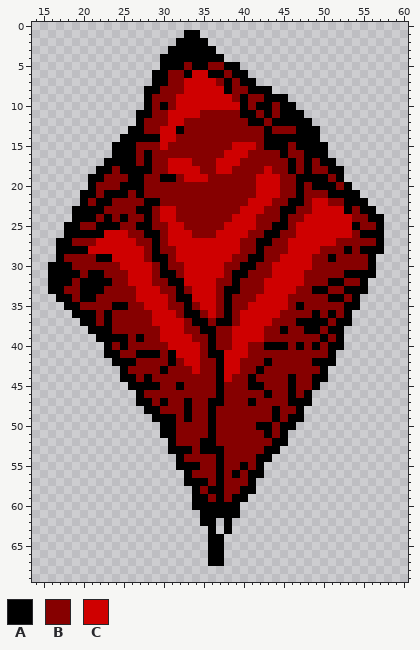
Two states of a sprite sheet, CybreBunk/Assets/Art/Enemies/Crazy Diamond/Boss3.png. The first picture shows the starting point.
The file is 70x70 pixels. Shown: x 14..60, y 0..69.
Palette (. is transparent): A #000000  B #860000  C #cf0000
Pixels before (only the part around the change), first column x 14:
 0 ...............................................
 1 ...................AA..........................
 2 ..................AAAA.........................
 3 .................AAAAAA........................
 4 ................AAAAAAAA.......................
 5 ................AAABAABBAA.....................
 6 ...............AABBACCAABAA....................
 7 ...............AABBCCCCBABAA...................
 8 ..............AABBBCCCCCABBAAA.................
 9 ..............ABBBCCCCCCCBABBAAA...............
10 ..............ABABCCCCCCCCABAABAA..............
11 .............AABBCCCCBBBBBAABABAAA.............
12 .............ABBBCCBBBBBBBBAABAAAAA............
13 ............AABBCCABBBBBBBBBBABBBAAA...........
14 ...........AAAAACCBBBBBBBBBBBAAAAAAA...........
15 ..........AAABBBCBBBBBBBBCCCBAAABAAAA..........
16 ..........AAABABBBBBBBBBCCCBBBBABBAAA..........
17 .........AAAABABBCCCBBBCCCBBBBBBABABAA.........
18 ........AABAAAABBCCCCBBCCBBBBCBBABABBAA........
19 .......AABBBAABBAABCCCBBBBBBCCCBBAAAABA........
20 .......ABBBAAABBBBBBBBBBBBBBCCCBBABAAABA.......
21 ......AABAAABABBBBBBBBBBBBBBCCCBBABBBAAAA......
22 ......ABAABBBBAABBBBBBBBBBBCCCBBAABCCBBAAA.....
23 .....AAAABBBBAABCCBBBBBBBBCCCBBAABBCCCCABAA....
24 .....AAABABABBABCCBBBBBBBCCCBBBABBCCCCCCBBAA...
25 ....AABBAAABBAABBCCBBBBBCCCCBBAABCCCCCCCABBA...
26 ....AAAAACCCBBAABCCCBBBCCCCBBAABBCCCCCCCBAAA...
27 ...AABBBCCCCCBBABCCCCCCCCCBBAABBCCCCCCBBBBBA...
28 ...AAAACCCCCCCBABBCCCCCCCCBBABBBCCCCBBBABAAA...
29 ...ABBBBAACCCCBAABCCCCCCCBBAABBCCCCBBABBBBA....
30 ..AAABBBBBBCCCCBABBCCCCCBBAABBCCCCCBBBBBBBA....
31 ..AAAABAABBBCCCBAABCCCCCBAABBBCCCCBBBBBAAAA....
32 ..AAABAAAABBCCCBBAACCCCBBABBBCCCCCBBBAABBA.....
33 ..AABBAAABBBBCCCBBABCCCBAABBBCCCCBBAABBAAA.....
34 ...AABAABBBBBCCCCBAACCCBABBBCCCCBBBBBAABA......
35 ....AABBBBAABBCCCBBABCCBABBCCCCCBABBBBBAA......
36 .....AAABABBBBBCCCBAABCBABCCCCCBBBBABABA.......
37 ......AABABBBBBCCCCBAABAABCCCCBBBAAAABAA.......
38 .......AAABBBBBBCCCBBAABBCCCCBBABBAABAA........
39 ........AAAABABBCCCCBBABBCCCCBBBBBBBABA........
40 .........ABABBBBBCCCCBABBCCBBAAABABABAA........
41 .........AABBAAABACCCBAACCCBBBBBBBBBBA.........
42 ..........AAABBBBABCCBBACCBBBABBBBBAAA.........
43 ...........ABBBBABBBCBBACCBBABBBBBBBA..........
44 ...........AABABBBBBBBBACBBABBBBABBAA..........
45 ............AAAABBABBBBABBBAABBBABBA...........
46 .............ABBBBBBBBBABBBBBABBABA............
47 .............AABABBABBAABBBABBBBAAA............
48 ..............AABBBABBABBBBBBBABBA.............
49 ...............AAABABBABBBBBBBABAA.............
50 ................AABBBBABBBBBAABAA..............
51 ................AABBBBABBBBBBABA...............
52 .................ABBBAABBBBBBBAA...............
53 .................AAABAAABBBBBAA................
54 ..................ABBBBABBBBAA.................
55 ..................AAABBABBABA..................
56 ...................ABBBABABAA..................
57 ...................AAABABBBA...................
58 ....................ABAABBAA...................
59 ....................AABABAA....................
60 ....................AAAAAA.....................
61 .....................AAAAA.....................
62 .....................AA.A......................
63 ......................A.A......................
64 ......................AA.......................
65 ......................AA.......................
66 ......................AA.......................
67 ......................AA.......................
68 ...............................................
69 ...............................................
After:
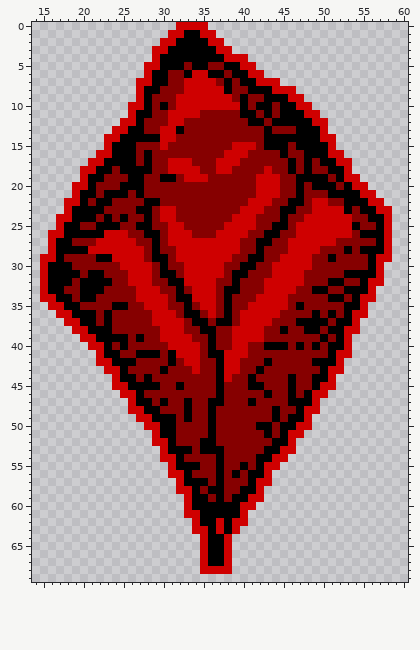
Changes in this commit:
Colour C is added in row 0 at x 32 to 35; in row 1 at x 31 to 32 and 35 to 36; in row 2 at x 30 to 31 and 36 to 37; in row 3 at x 29 to 30 and 37 to 38; in row 4 at x 29 and 38 to 40; in row 5 at x 28 to 29 and 40 to 41.
Colour C is added in row 6 at x 28 and 41 to 42; in row 7 at x 27 to 28 and 42 to 44; in row 8 at x 27 and 44 to 46; in row 9 at x 27 and 46 to 47; in row 10 at x 26 to 27 and 47 to 48; in row 11 at x 26 and 48 to 49.
Colour C is added in row 12 at x 25 to 26 and 49 to 50; in row 13 at x 24 to 25 and 50; in row 14 at x 23 to 24 and 50 to 51; in row 15 at x 23 and 51; in row 16 at x 22 to 23 and 51 to 52; in row 17 at x 21 to 22 and 52 to 53.
Colour C is added in row 18 at x 20 to 21 and 53; in row 19 at x 20 and 53 to 54; in row 20 at x 19 to 20 and 54 to 55; in row 21 at x 19 and 55 to 56; in row 22 at x 18 to 19 and 56 to 57; in row 23 at x 18 and 57 to 58.
Colour C is added in row 24 at x 17 to 18 and 58; in row 25 at x 17 and 58; in row 26 at x 16 to 17 and 58; in rows 27 to 28 at x 16 and 58; in row 29 at x 15 to 16 and 57 to 58; in rows 30 to 31 at x 15 and 57.
Colour C is added in row 32 at x 15 and 56 to 57; in row 33 at x 15 and 56; in row 34 at x 15 to 16 and 55 to 56; in row 35 at x 16 to 17 and 55; in row 36 at x 17 to 18 and 54 to 55; in row 37 at x 18 to 19 and 54.
Colour C is added in row 38 at x 19 to 20 and 53 to 54; in row 39 at x 20 to 21 and 53; in row 40 at x 21 to 22 and 53; in row 41 at x 22 and 52 to 53; in row 42 at x 22 to 23 and 52; in row 43 at x 23 to 24 and 51 to 52.
Colour C is added in row 44 at x 24 and 51; in row 45 at x 24 to 25 and 50 to 51; in row 46 at x 25 to 26 and 49 to 50; in row 47 at x 26 and 49; in row 48 at x 26 to 27 and 48 to 49; in row 49 at x 27 to 28 and 48.
Colour C is added in row 50 at x 28 to 29 and 47 to 48; in row 51 at x 29 and 46 to 47; in row 52 at x 29 to 30 and 46; in row 53 at x 30 and 45 to 46; in row 54 at x 30 to 31 and 44 to 45; in row 55 at x 31 and 43 to 44.
Colour C is added in row 56 at x 31 to 32 and 43; in row 57 at x 32 and 42 to 43; in row 58 at x 32 to 33 and 42; in row 59 at x 33 and 41 to 42; in row 60 at x 33 and 40 to 41; in row 61 at x 33 to 34 and 40.
Colour C is added in row 62 at x 34, 37 and 39 to 40; in row 63 at x 34 to 35, 37 and 39; in rows 64 to 67 at x 35 and 38; in row 68 at x 35 to 38.
